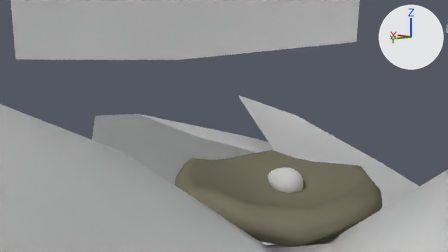
Before and after pictures for a commit that changed the Blender file Game/Tree.blend.
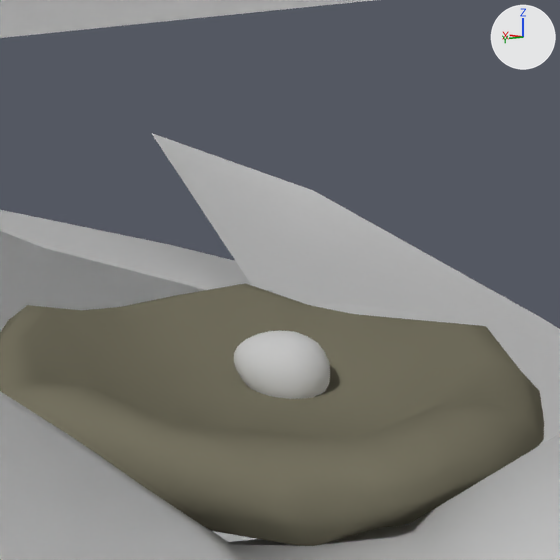
There are two pictures of each version: one from the file's camera 'B_nest_cam', one close up on the part from 41% to 87% of the width and 18% to 100% of the height. Lighting does not change. The marker at upper right points along +X, +Y and +Z.

Names of what the first close-up shows: 'B_Egg', 'B_Nest', 'T_Leaf1.012', 'T_Leaf2.013', 'T_Leaf4.014', 'T_Tree'.
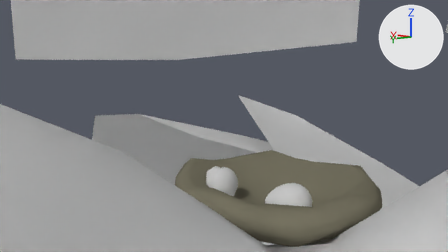
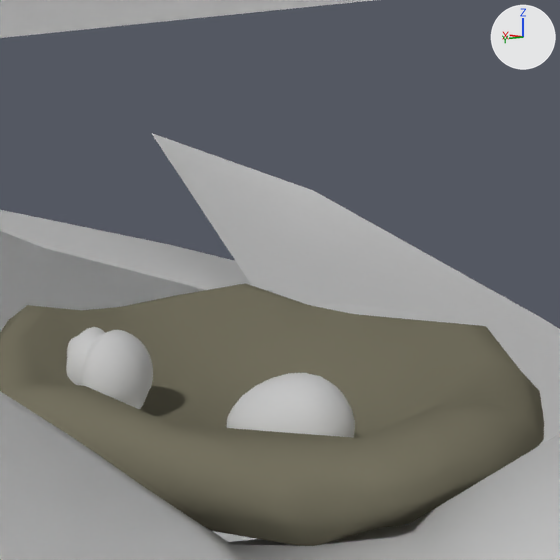
Location of each change, (x1, y1, x2, y2) in pixels of the close-ups (560 x 560 px):
'B_Egg', moved, turned: before (234, 331, 330, 399); after (227, 373, 355, 438)
'Nest_Shell', added: after (66, 327, 153, 409)

What changed in the scene script:
```text
Add mat_shell:
    mat_shell = diffuse_material('Shell')
    mat_shell.base_color = (0.8, 0.8, 0.8)  # white #e7e7e7
Add me_shellbody:
    me_shellbody.from_pydata(...)  # 61 vertices, 62 faces; spans x -2.25..2.08, y -2.03..2.41, z -1.94..1.89
    me_shellbody.polygons.foreach_set('use_smooth', [True] * 62)
    me_shellbody.materials.append(mat_shell)  # white #e7e7e7
Change ob_b_egg:
    ob_b_egg.location: (47.36, -30.86, 276.25) -> (43.73, -25.96, 276.62)
    ob_b_egg.rotation_euler: (-1.031, 1.134, -0.584) -> (-1.753, 0.839, -1.118)  # degrees (-59, 65, -33) -> degrees (-100, 48, -64)
Add ob_nest_shell:
    ob_nest_shell = bpy.data.objects.new('Nest_Shell', me_shellbody)
    ob_nest_shell.location = (49.47, -25.01, 276.95)
    ob_nest_shell.rotation_euler = (-0.381, 0.402, -0.22)  # degrees (-22, 23, -13)
    ob_nest_shell.scale = (0.75, 0.75, 0.75)
    _m = ob_nest_shell.modifiers.new('Subsurf', 'SUBSURF')
```
